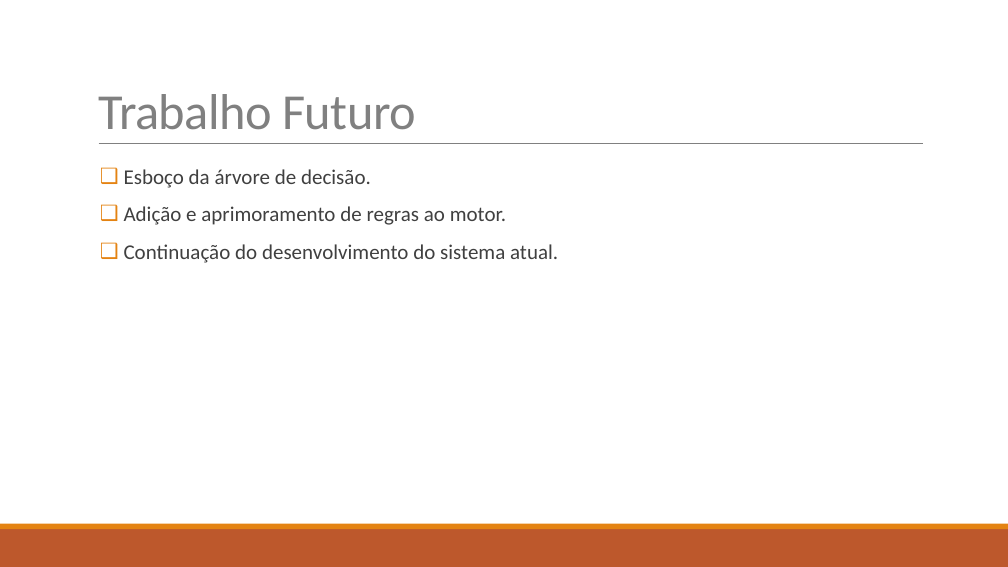
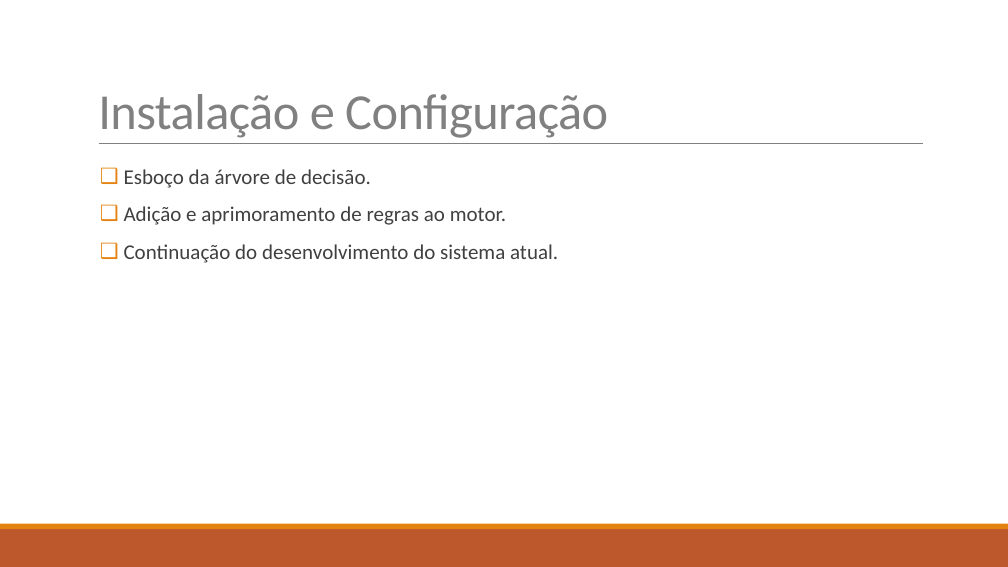
Before and after one commit to diisnc/Dialog_Agent_1819, a slide deck: slide 3 of Report/presentation_2_Diana.pptx (slide 11 before the commit). Drawn at 1008x567 pixels with LibreOffice and Linux fonts; fonts in the diff are those of the drawing. Boxes give left, top, right and bottom in pixels: in the first picture for what was removed or moved away, otherwise in the second. Text is boxed around its words. In the diff, an @@ line names an element or a change of style, - is before the commit and + after.

```diff
--- a/Report/presentation_2_Diana.pptx
+++ b/Report/presentation_2_Diana.pptx
@@ title at [98,94,608,138]: text changed @@
-Trabalho Futuro
+Instalação e Configuração
```
Also in this commit, not shown: 1 other slide changed, 8 slides added, 8 slides removed, 2 other files.
